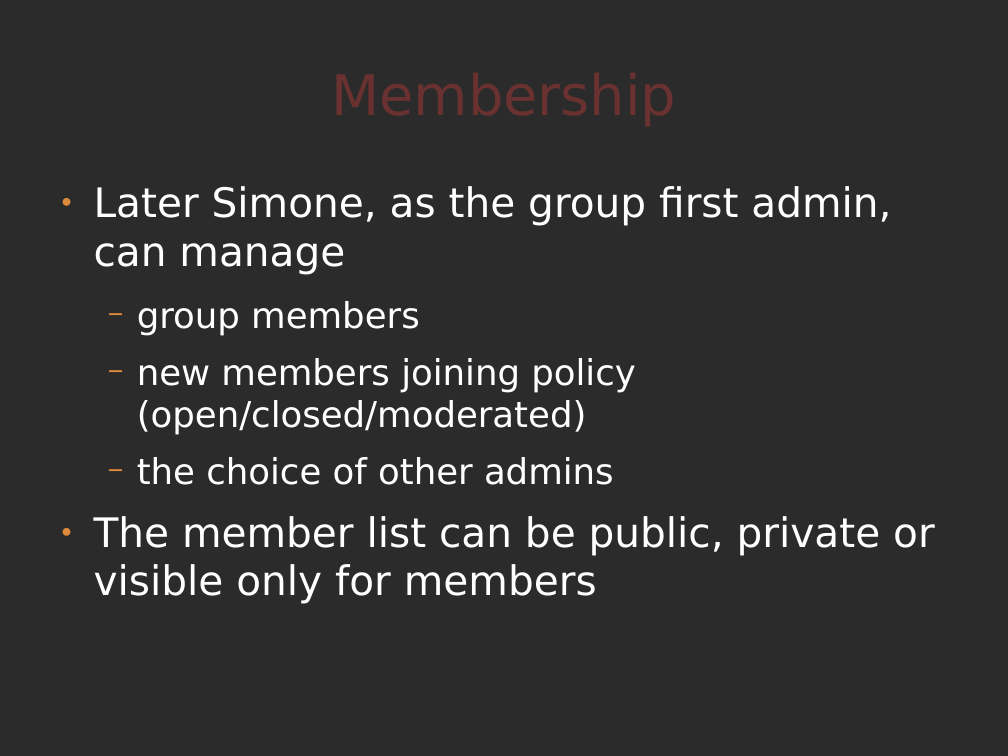
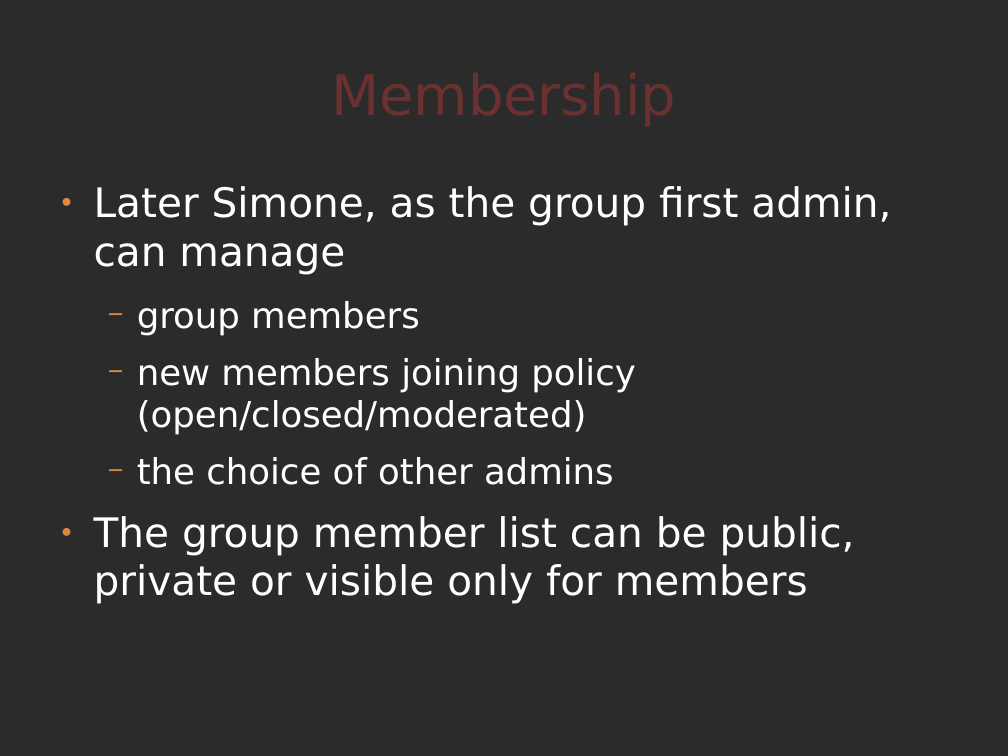
Before and after one commit to comunes/kune, a slide deck: slide 6 of doc/kune-dic-08.odp. Drawn at 1008x756 pixels with LibreOffice and Linux fonts; fonts in the diff are those of the drawing; background and template pictures are left out; a plain dark background stands for a picture behind light text. Boxes give left, top, right and bottom in pixels: in the first picture for what was removed or moved away, otherwise in the second. Text is boxed around its words. In the diff, an @@ line names an element or a change of style, - is before the commit and + after.

```diff
--- a/doc/kune-dic-08.odp
+++ b/doc/kune-dic-08.odp
@@ text at [94, 516, 855, 604]: text changed @@
-● The member list can be public, private or visible only for members
+● The group member list can be public, private or visible only for members
```
Also in this commit, not shown: 6 other slides changed, 1 slide added, 45 other files.
